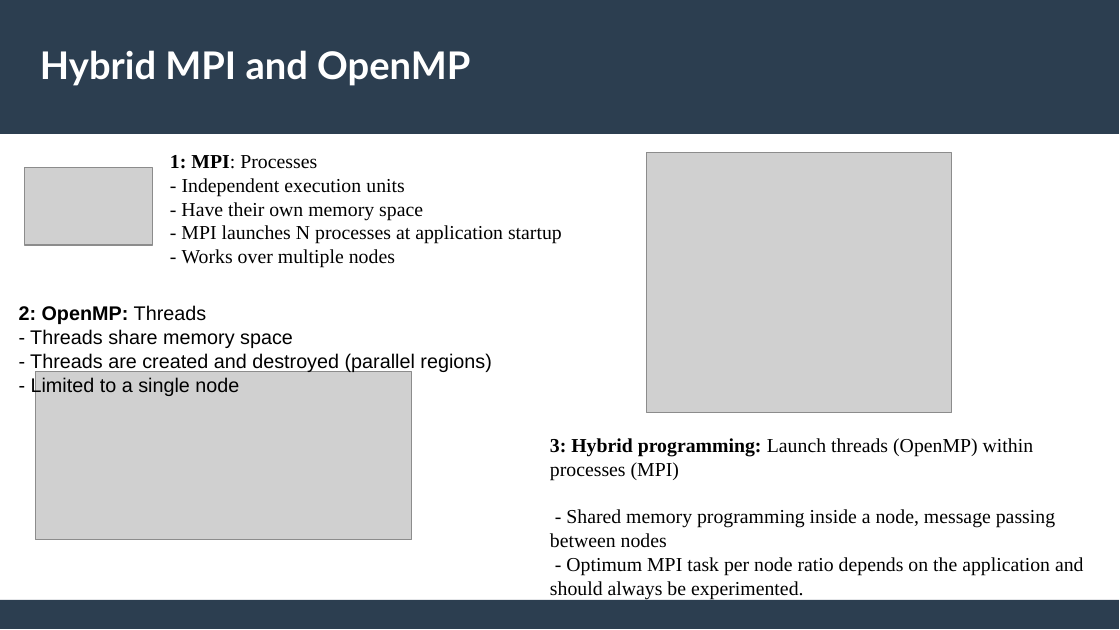
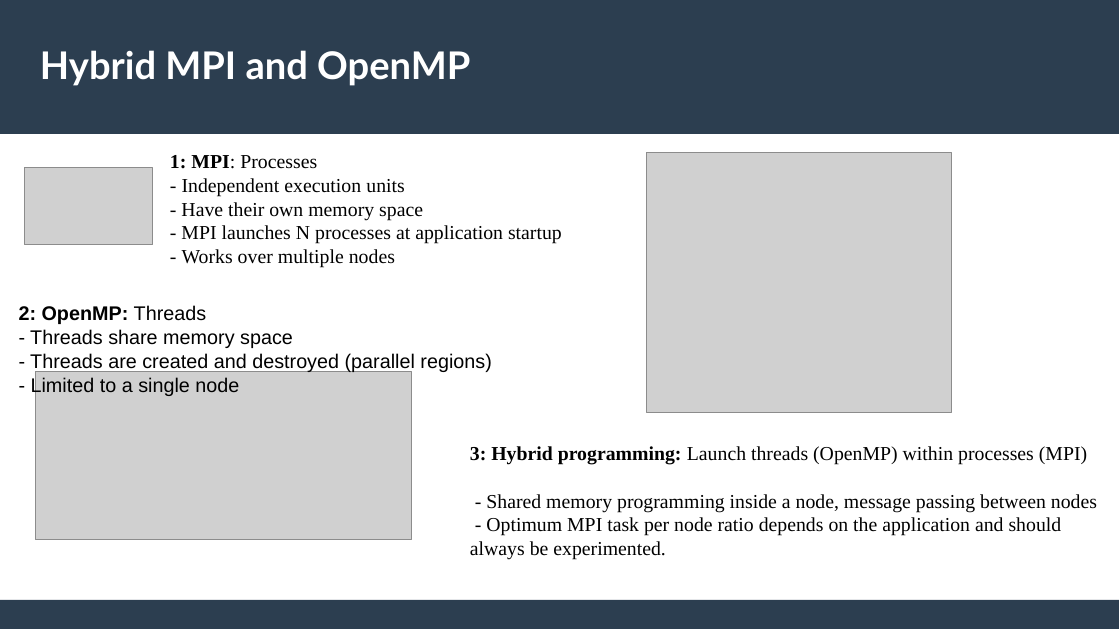
Before and after one commit to feelpp/parallel-programming, a slide deck: slide 5 of docs/modules/ROOT/assets/attachments/Session3_ParallelProgramming_HybridOpenMP_MPI.pptx (slide 8 before the commit). Drawn at 1120x630 pixels with LibreOffice and Linux fonts; fonts in the diff are those of the drawing; grey boxes stand for pictures. Boxes give left, top, right and bottom in pixels: in the first picture for what was removed or moved away, otherwise in the second. Text is boxed around its words. In the diff, an @@ line names an element or a change of style, - is before the commit and + after.

```diff
--- a/docs/modules/ROOT/assets/attachments/Session3_ParallelProgramming_HybridOpenMP_MPI.pptx
+++ b/docs/modules/ROOT/assets/attachments/Session3_ParallelProgramming_HybridOpenMP_MPI.pptx
@@ text "3: Hybrid programming: Launch threads ..." rewrapped from box(550, 438, 1084, 599) to box(470, 446, 1097, 560) @@
```
Also in this commit, not shown: 3 other slides changed, 11 slides added, 5 slides removed, 1 other file.
